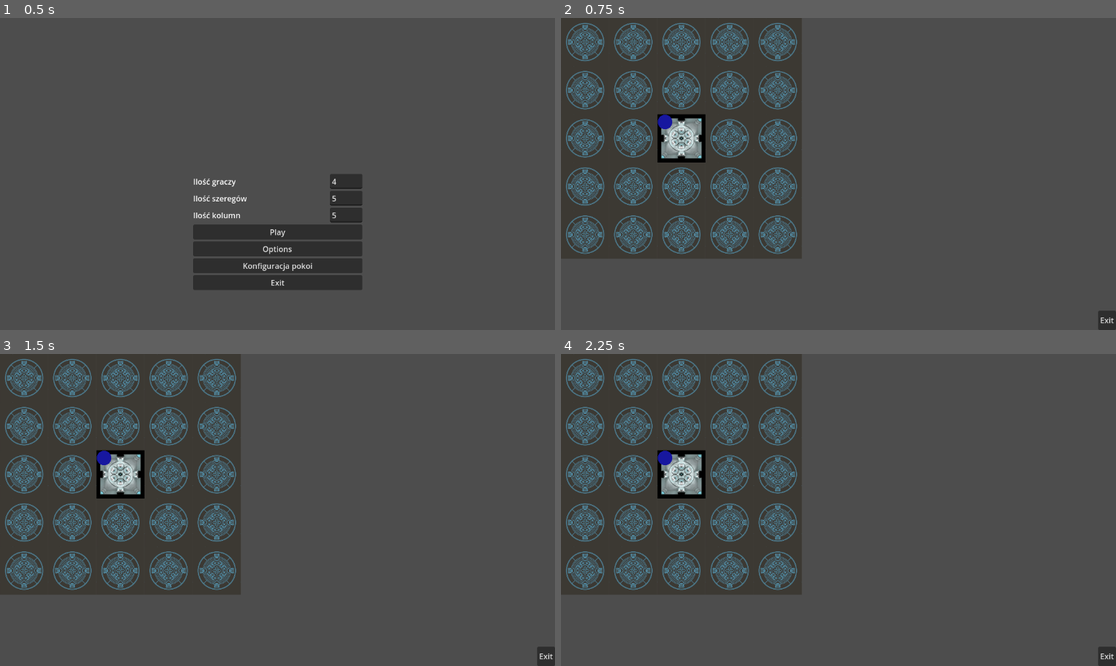
Above: before the commit, frames 1-4 (two rows, left to right).
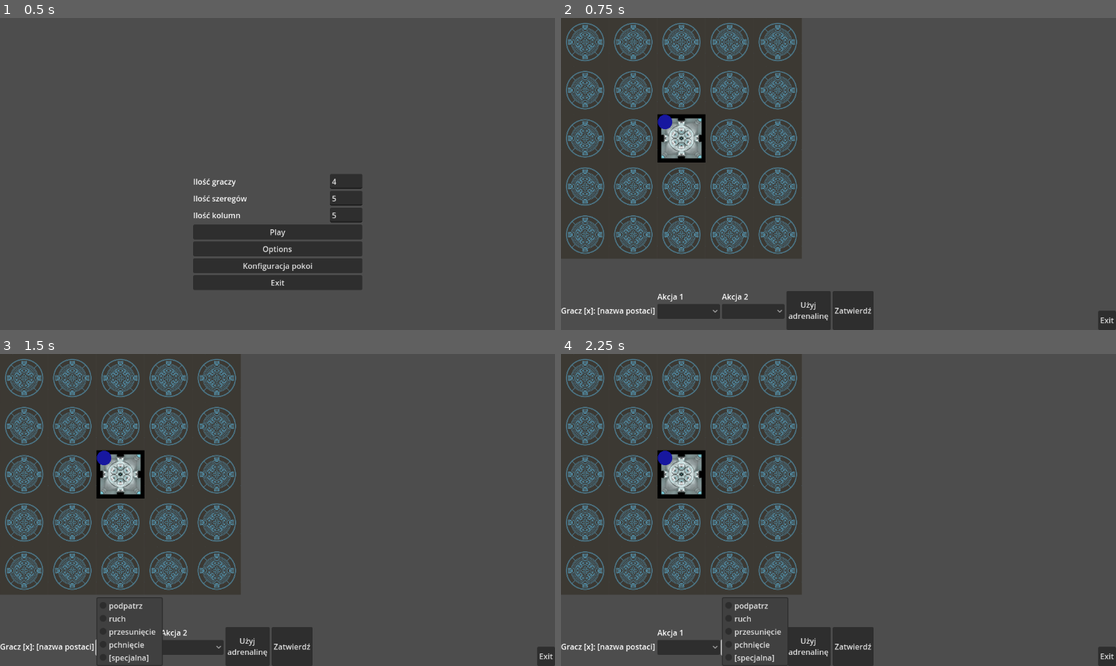
Above: after the commit, the same moments.

Repository: super12pl/strona25
Game: Godot game, scene res://scenes/Menu.tscn
Same seed, same stepped clock (60 frames per second), same inputs: the game is played once before the commit and once after it.
Inputs (mouse positions are in pixels of both pictures, inside the frame that each line leads up to):
- Up to frame 1 (0.5 s): no input
- Up to frame 2 (0.75 s): click "Play" at 0.5 s
- Up to frame 3 (1.5 s): click (127, 647) at 1.27 s
- Up to frame 4 (2.25 s): click (755, 647) at 2.02 s

Frame 1 is identical in both runs. In frame 2, 3.2% of the frame differs, in the area x 0-57%, y 87-100%; in frame 3, 3.1%; in frame 4, 3.1%.

Commit message:
ui w lepszym miejscu

Diff:
--- a/scenes/gra.tscn
+++ b/scenes/gra.tscn
@@ -66,6 +66,5 @@
 grow_vertical = 0
 
 [node name="WybierzAkcje" parent="Control" instance=ExtResource("3_gj0il")]
-position = Vector2(-543, 517)
 
 [connection signal="pressed" from="Control2/VBoxContainer/Button" to="Gra" method="_on_button_pressed"]
